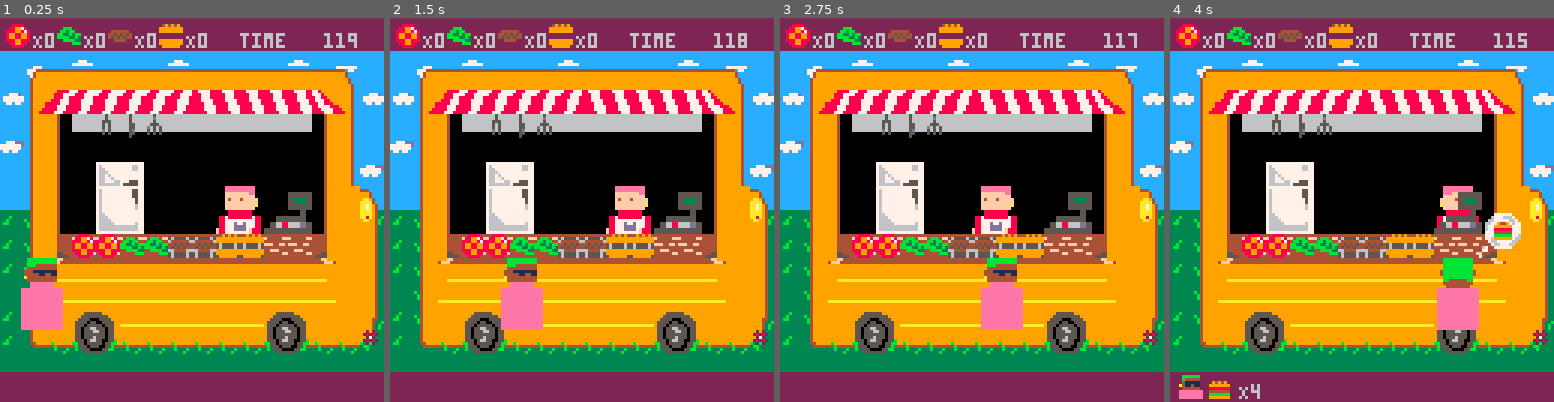
Above: before the commit, frames 1-4 (left to right).
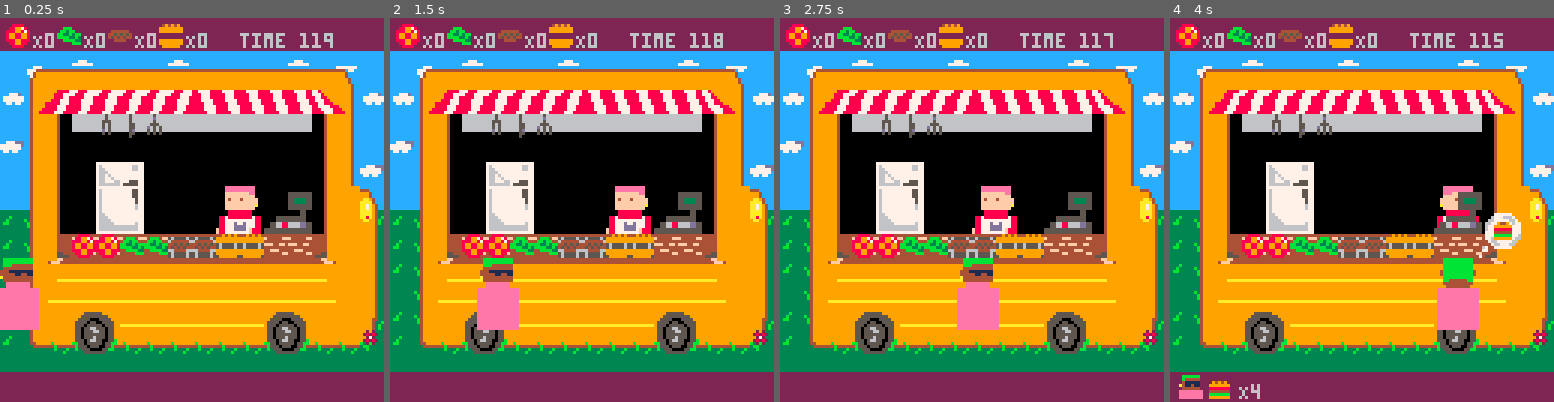
Above: after the commit, the same moments.

Repository: Agrumee/projet-collectif---pico-8-pico-resto
Game: PICO-8 cartridge PicoRestoV1.p8
Same seed, same stepped clock (60 frames per second), same inputs: the game is played once before the commit and once after it.
Inputs:
- Up to frame 1 (0.25 s): no input
- Up to frame 2 (1.5 s): no input
- Up to frame 3 (2.75 s): hold Left 1.97-2.37 s; hold Down from 2.42 s (still down)
- Up to frame 4 (4 s): release Down at 2.82 s; hold Right 2.87-3.53 s; hold Up from 3.58 s (still down)

The runs differ from the first frame. In frame 1, 2.6% of the frame differs, in the area x 0-93%, y 3-82%; in frame 2, 2.7%, in the area x 22-93%, y 3-82%; in frame 3, 2.6%; in frame 4, 0.3%.

Commit message:
spawn new client, client apparaît a -1

Diff:
--- a/PicoRestoV1.p8
+++ b/PicoRestoV1.p8
@@ -236,7 +238,7 @@
 --secondes dans le timer
 function draw_timer()
 	local timer_formate = flr(timer)
- print("time   " .. timer_formate,80,5)
+ print("time " .. timer_formate,80,5)
 end
 
 
@@ -261,7 +263,7 @@
 
 function create_client()
 	client={
-	x=0,
+	x=-1,
 	y=10,
 	order=ceil(rnd(4))
 	--ceil permet d'enlever les
@@ -312,11 +314,26 @@
 		if chef.burger == client.order
 		then
 		client.order=0
-		client.x = 11
+		client.x =11
 		affichage_client=sprite
 		client.x += 1
-	end
-end
+		else if client.x>16
+		then chef.burger=0 spawn_client()
+	end
+end
+end
+
+--permet de faire apparatre un
+--nouveau client
+function spawn_client()
+
+ list_clients()
+	create_client()
+	draw_client()
+	client_aleatoire()
+	client_move()
+	draw_order()
+	end
 
 
 
